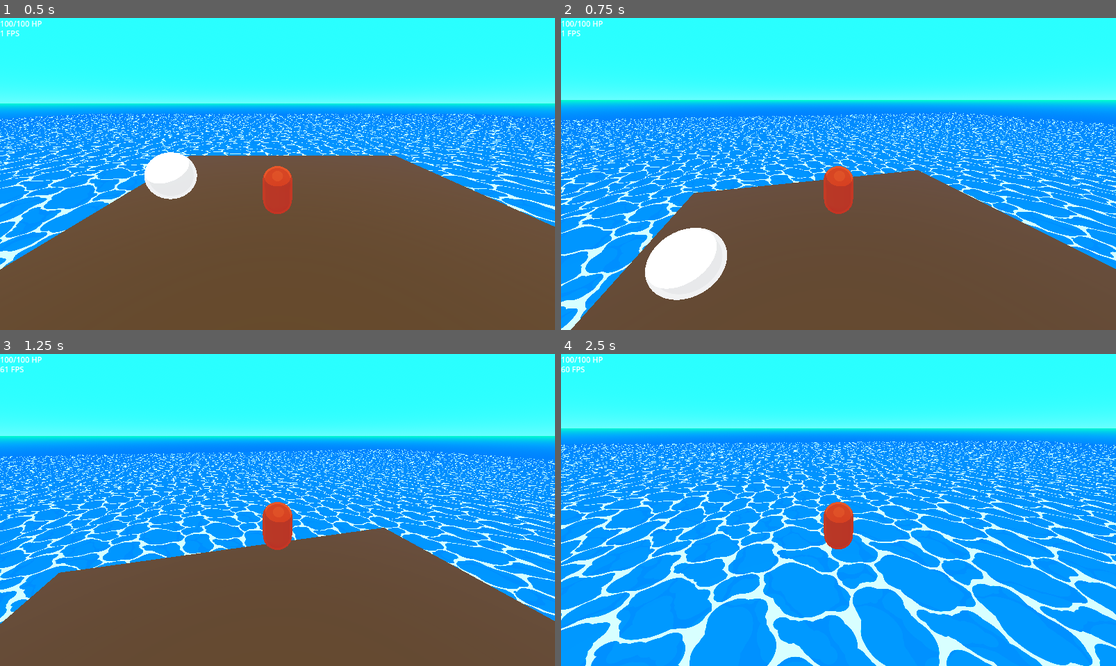
Above: before the commit, frames 1-4 (two rows, left to right).
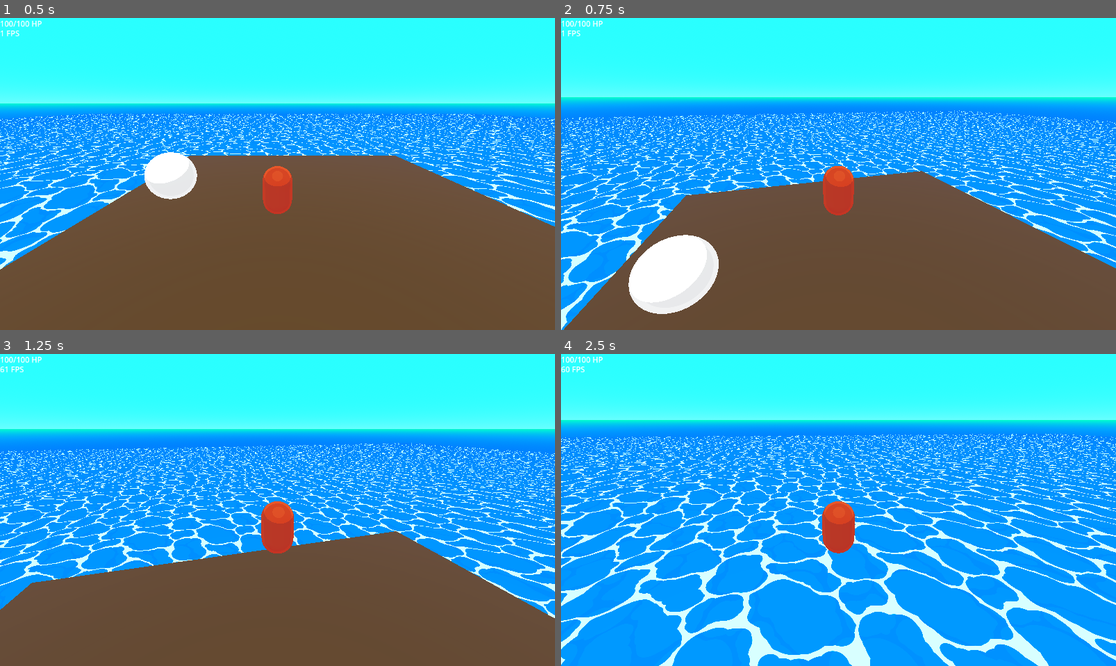
Above: after the commit, the same moments.

Repository: alizardguy/BoatGame
Game: Godot game, scene res://Scenes/Levels/debug_level.tscn
Two runs of this game, one before a commit and one after it. Both use one fixed random seed, a clock stepped at 60 frames per second and the inputs below.
Inputs (mouse positions are in pixels of both pictures, inside the frame that each line leads up to):
- Up to frame 1 (0.5 s): no input
- Up to frame 2 (0.75 s): tap Enter (ui_accept) at 0.5 s; move the mouse to (866, 174) at 0.52 s; hold W (move_up) from 0.53 s (still down); tap R (move_run, bound only after the commit) at 0.6 s
- Up to frame 3 (1.25 s): keep holding W (move_up); tap Enter (ui_accept) at 0.77 s
- Up to frame 4 (2.5 s): keep holding W (move_up); move the mouse to (810, 510) at 1.27 s; tap R (move_run, bound only after the commit) at 1.35, 2.1 s; tap Enter (ui_accept) at 1.52 s; move the mouse to (849, 503) at 2.02 s

Frame 1 is identical in both runs. In frame 2, 13% of the frame differs, in the area x 0-100%, y 25-100%; in frame 3, 17%; in frame 4, 26%, in the area x 0-100%, y 19-100%.

Commit message:
added basic sprint

Diff:
--- a/src/Scripts/Interface/MainUI/user_interface.gd
+++ b/src/Scripts/Interface/MainUI/user_interface.gd
@@ -3,27 +3,27 @@
 var player_vars;
 
 # debug UI slots
-var DebugHolder;
-var HpDisplay;
-var FpsDisplay;
+var debug_holder;
+var hp_display;
+var fps_display;
 
 
 # Called when the node enters the scene tree for the first time.
 func _ready():
 	player_vars = get_node("/root/PlayerVariables");
-	HpDisplay = get_node("debug/hp_debug");
-	FpsDisplay = get_node("debug/fps_debug");
-	DebugHolder = get_node("debug");
+	hp_display = get_node("debug/hp_debug");
+	fps_display = get_node("debug/fps_debug");
+	debug_holder = get_node("debug");
 
 
 # Called every frame. 'delta' is the elapsed time since the previous frame.
 func _process(delta):
-	HpDisplay.text = str(player_vars.playerHealth) + "/" + str(player_vars.maxHealth) + " HP";
-	FpsDisplay.text = str(Engine.get_frames_per_second()) + " FPS";
+	hp_display.text = str(player_vars.health) + "/" + str(player_vars.max_health) + " HP";
+	fps_display.text = str(Engine.get_frames_per_second()) + " FPS";
 	# Toggle debug
 	if Input.is_action_just_pressed("toggle_debug"):
 		toggle_debug();
 
 # Toggle debug UI
 func toggle_debug():
-	DebugHolder.visible = !DebugHolder.visible;
+	debug_holder.visible = !debug_holder.visible;
--- a/src/Scripts/PlayerScripts/Player.gd
+++ b/src/Scripts/PlayerScripts/Player.gd
@@ -6,12 +6,19 @@
 const run_speed : float = 7.0;
 const jump_velocity : float = 4.5;
 
+# global vars
+@onready var player_vars = get_node("/root/PlayerVariables");
+
+# Get third person player camera
+@onready var player_camera: Camera3D = get_node("CameraOrbit/Camera3D")
+
 # Get the gravity from the project settings to be synced with RigidBody nodes.
 var gravity = ProjectSettings.get_setting("physics/3d/default_gravity")
 
 func _ready():
 	current_speed = walk_speed;
 
+# main physics process
 func _physics_process(delta):
 	# Add the gravity.
 	if not is_on_floor():
@@ -33,3 +40,21 @@
 		velocity.z = move_toward(velocity.z, 0, current_speed);
 
 	move_and_slide();
+
+	if Input.is_action_just_pressed("move_run"):
+		start_move_run();
+	if Input.is_action_just_released("move_run"):
+		end_move_run();
+
+# player run toggle
+func start_move_run(): #start sprinting
+	current_speed = run_speed;
+	_tween_fov(80);
+
+func end_move_run(): #end sprinting
+	current_speed = walk_speed;
+	_tween_fov(player_vars.fov);
+
+func _tween_fov(FOV):
+	var tween = get_tree().create_tween()
+	tween.tween_property(player_camera, "fov", FOV, 0.1);
--- a/src/Scripts/PlayerScripts/player_variables.gd
+++ b/src/Scripts/PlayerScripts/player_variables.gd
@@ -1,9 +1,12 @@
 extends Node
 
 # player health stuff
-var playerHealth : int = 100;
-var maxHealth : int = 100;
+var health : int = 100;
+var stamina : float = 100;
+var max_health : int = 100;
 
+# rendering
+var fov : float = 70;
 
 # Called when the node enters the scene tree for the first time.
 func _ready():
--- a/src/project.godot
+++ b/src/project.godot
@@ -53,6 +53,11 @@
 "events": [Object(InputEventKey,"resource_local_to_scene":false,"resource_name":"","device":-1,"window_id":0,"alt_press …(182 unchanged characters)…
 ]
 }
+move_run={
+"deadzone": 0.5,
+"events": [Object(InputEventKey,"resource_local_to_scene":false,"resource_name":"","device":-1,"window_id":0,"alt_pressed":false,"shift_pressed":false,"ctrl_pressed":false,"meta_pressed":false,"pressed":false,"keycode":0,"physical_keycode":82,"key_label":0,"unicode":114,"echo":false,"script":null)
+]
+}
 
 [rendering]
 
